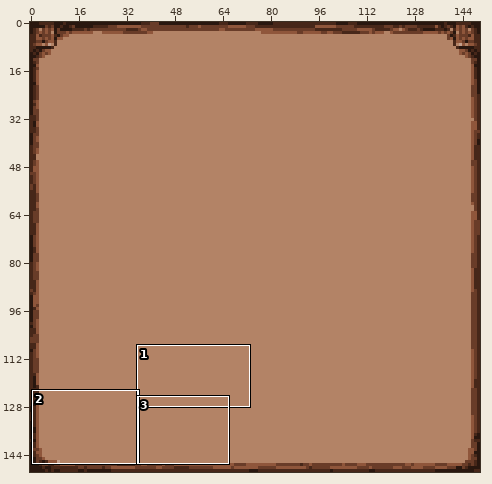
Two versions of one pixel-art file, HexMage.GUI/Content/ability_ui/spell_bg.ase. The picture above shows the old version from afar; the outline marks the close-up.
Close-up. Before:
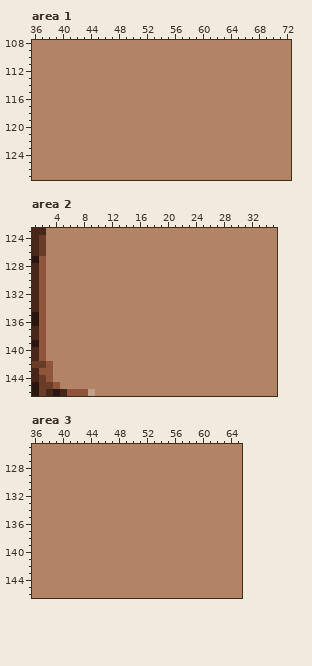
150x150 pixels, 1 frame. Colours within 5 levels of each other are drawn and written as one. Shown: area 1: x 36..72, y 108..127; area 2: x 1..35, y 123..146; area 3: x 36..65, y 125..146. The commit also changed other parts of the picture, which this record leaves out.
New version:
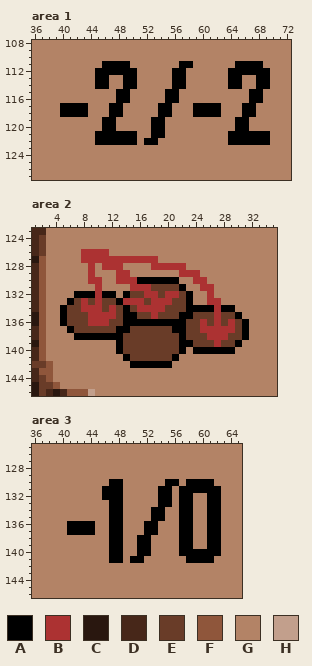
Palette (. is transparent): A #000000  B #ac3232  C #29170f  D #472719  E #693c28  F #8f563b  G #b38366  H #c29f8c
What changed:
layer "Pozadi" added
layer "Buff" added
layer "Layer" removed
Area 1, layer "Buff":
y 111: x 46..49 GGGG -> AAAA; x 57..58 GG -> AA; x 65..68 GGGG -> AAAA
y 112: x 45..50 GGGGGG -> AAAAAA; x 56..57 GG -> AA; x 64..69 GGGGGG -> AAAAAA
y 113..114: x 45..46 GG -> AA; x 49..50 GG -> AA; x 56..57 GG -> AA; x 64..65 GG -> AA; x 68..69 GG -> AA
y 115..116: x 48..49 GG -> AA; x 55..56 GG -> AA; x 67..68 GG -> AA
y 117..118: x 40..43 GGGG -> AAAA; x 47..48 GG -> AA; x 54..55 GG -> AA; x 59..62 GGGG -> AAAA; x 66..67 GG -> AA
y 119..120: x 46..47 GG -> AA; x 53..54 GG -> AA; x 65..66 GG -> AA
y 121: x 45..50 GGGGGG -> AAAAAA; x 53..54 GG -> AA; x 64..69 GGGGGG -> AAAAAA
y 122: x 45..50 GGGGGG -> AAAAAA; x 52..53 GG -> AA; x 64..69 GGGGGG -> AAAAAA
Area 2, layer "Buff":
y 126: x 8..11 GGGG -> BBBB
y 127: x 8..18 GGGGGGGGGGG -> BBBBBBBBBBB
y 128: x 9 G -> B; x 11..13 GGG -> BBB; x 18..22 GGGGG -> BBBBB
y 129: x 9 G -> B; x 13..14 GG -> BB; x 22..24 GGG -> BBB
y 130: x 9..10 GG -> BB; x 13..21 GGGGGGGGG -> BBBAAAAAA; x 24..25 GG -> BB
y 131: x 10 G -> B; x 15..22 GGGGGGGG -> BBBEEEEA; x 25..26 GG -> BB
y 132: x 7..12 GGGGGG -> AAABAA; x 14..23 GGGGGGGGGG -> AEEBBEBBEA; x 26 G -> B
y 133: x 6..23 GGGGGGGGGGGGGGGGGG -> AEBEBEEABBBEBBBEEA; x 26..27 GG -> BB
y 134: x 5..29 GGGGGGGGGGGGGGGGGGGGGGGGG -> AEEBBBEBEAEBBBBEEEAAAABAA
y 135: x 5..30 GGGGGGGGGGGGGGGGGGGGGGGGGG -> AEEEBBBBEAAEEBEEEAAEEEBEEA
y 136: x 5..31 GGGGGGGGGGGGGGGGGGGGGGGGGGG -> AEEEBBBEEAAAAAAAAAEEBEBEBEA
y 137: x 6..31 GGGGGGGGGGGGGGGGGGGGGGGGGG -> AEEEEEEAAEEEEEEAAEEBBBBBEA
y 138: x 7..31 GGGGGGGGGGGGGGGGGGGGGGGGG -> AAAAAAAEEEEEEEEAEEEBBBEEA
y 139: x 13..30 GGGGGGGGGGGGGGGGGG -> AEEEEEEEEAAEEEBEEA
y 140: x 13..22 GGGGGGGGGG -> AEEEEEEEEA; x 24..29 GGGGGG -> AAAAAA
y 141: x 14..21 GGGGGGGG -> AEEEEEEA
y 142: x 15..20 GGGGGG -> AAAAAA
Area 3, layer "Buff":
y 130: x 47..48 GG -> AA; x 55..56 GG -> AA; x 58..61 GGGG -> AAAA
y 131: x 46..48 GGG -> AAA; x 54..55 GG -> AA; x 57..62 GGGGGG -> AAAAAA
y 132: x 46..48 GGG -> AAA; x 54..55 GG -> AA; x 57..58 GG -> AA; x 61..62 GG -> AA
y 133: x 47..48 GG -> AA; x 54..55 GG -> AA; x 57..58 GG -> AA; x 61..62 GG -> AA
y 134..135: x 47..48 GG -> AA; x 53..54 GG -> AA; x 57..58 GG -> AA; x 61..62 GG -> AA
y 136..137: x 41..44 GGGG -> AAAA; x 47..48 GG -> AA; x 52..53 GG -> AA; x 57..58 GG -> AA; x 61..62 GG -> AA
y 138..139: x 47..48 GG -> AA; x 51..52 GG -> AA; x 57..58 GG -> AA; x 61..62 GG -> AA
y 140: x 47..48 GG -> AA; x 51..52 GG -> AA; x 57..62 GGGGGG -> AAAAAA
y 141: x 47..48 GG -> AA; x 50..51 GG -> AA; x 58..61 GGGG -> AAAA
Changed places in both close-ups, as pixel boxes (x1, y1, x2, y2):
changed: (60, 61, 270, 145)
changed: (60, 249, 249, 368)
changed: (67, 479, 221, 563)
